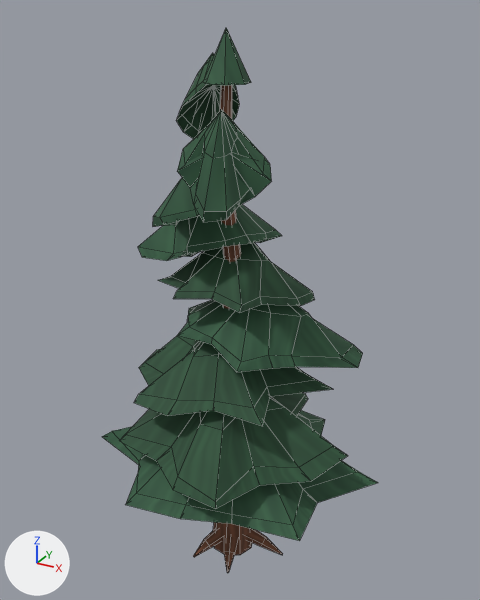
Renders of the FBX model Export/Meshes/Forest/SM_Tree_Pine_Large01.fbx from each side of a commit.
Before and after are seen from a camera (50 mm lens) standing at (17.3, -30.5, 32.9) and looking at (-0.1, 1.1, 17.1). Arrows for +X, +Y and +Z are at lower left; the lights stay in place. The older version comes first. Mesh edges are drawn as thin lines.

In view in the first picture: 'SM_Tree_Pine_Large01'.
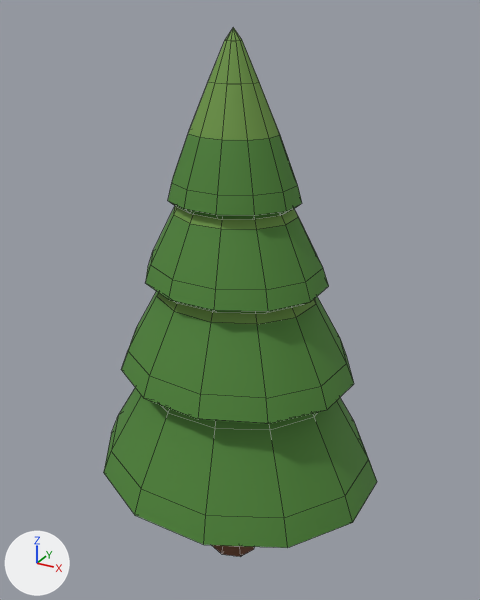
Boxes (x1, y1, x2, y2) around the edits, measured in the pictures (480 x 600 px):
'SM_Tree_Pine_Large01', reshaped: before (103, 28, 378, 573); after (104, 27, 377, 557)
part 1 of me_sm_tree_pine_large01, rebuilt: before (213, 85, 252, 555); after (212, 545, 254, 557)
part 2 of me_sm_tree_pine_large01, rebuilt: before (103, 410, 378, 541); after (104, 388, 377, 548)
part 3 of me_sm_tree_pine_large01, rebuilt: before (177, 299, 363, 372); after (121, 291, 354, 424)
part 4 of me_sm_tree_pine_large01, added (green): after (168, 27, 302, 219)
part 5 of me_sm_tree_pine_large01, added (green): after (145, 206, 329, 313)
part 6 of me_sm_tree_pine_large01, deleted: before (119, 53, 348, 573)
part 7 of me_sm_tree_pine_large01, deleted (green): before (134, 28, 332, 426)

The change in detail:
me_sm_tree_pine_large01 is used by ob_sm_tree_pine_large01; location (0.0, 0.0, 0.0).
me_sm_tree_pine_large01 had 542 vertices, 664 faces and spanned x -8.7..8.8, y -7.1..8.2, z -0.4..32.0.
me_sm_tree_pine_large01 now has 292 vertices, 336 faces and spans x -8.7..8.8, y -7.1..8.2, z -0.4..32.0.
me_sm_tree_pine_large01 part 1: the loose piece of 63 vertices spanning x -1.4..1.4, y -1.4..1.4, z -0.4..29.4 is rebuilt with 32 vertices and now spans x -1.7..1.7, y -1.5..1.5, z -0.4..25.6.
me_sm_tree_pine_large01 part 2: the loose piece of 44 vertices spanning x -8.7..8.8, y -7.1..8.2, z 5.7..10.8 is rebuilt with 62 vertices and now spans x -8.7..8.8, y -7.1..8.2, z 5.7..20.2.
me_sm_tree_pine_large01 part 3: the loose piece of 44 vertices spanning x -4.5..7.2, y -3.8..8.1, z 13.4..18.5 is rebuilt with 62 vertices and now spans x -7.1..7.2, y -5.8..6.7, z 12.8..24.6.
me_sm_tree_pine_large01 part 4: a new loose piece of 74 vertices spanning x -3.7..3.7, y -2.9..3.5, z 23.1..32.0, in mat_m_survivalatlas_embed (picture img_t_survivalatlas_color_embed256_png).
me_sm_tree_pine_large01 part 5: a new loose piece of 62 vertices spanning x -5.2..5.3, y -4.2..5.0, z 18.5..28.2, in mat_m_survivalatlas_embed (picture img_t_survivalatlas_color_embed256_png).
me_sm_tree_pine_large01 part 6: 7 loose pieces with 163 vertices, spanning x -5.4..7.5, y -6.8..5.5, z -0.3..30.8, are deleted.
Part 7, on me_sm_tree_pine_large01:
228 vertices are removed from x -7.3..5.9, y -5.2..7.1, z 11.2..32.0.
292 faces are deleted.
